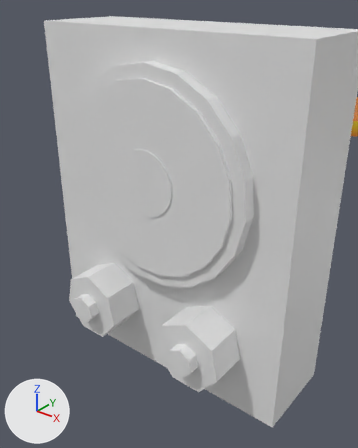
An edit to the Blender file My project/Assets/_SummerSoundXR/Models/Summersound.blend, drawn before and after from the same camera.
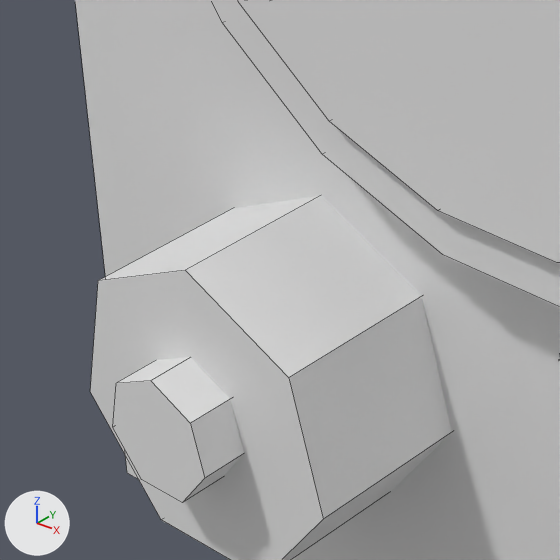
There are two pictures of each version: one from a 50 mm camera at (-2.223, -0.821, 0.845) aimed at (-2.917, 0.045, 0.308), one close up on the part from 14% to 45% of the width and 50% to 74% of the height. The lights are fixed; the arrows at lower left show +X, +Y and +Z. The last two pictures show the newer version. The close-ups show mesh edges as thin lines.

The first close-up shows 'Speaker_Outline', 'Speaker_middle', 'Twist_board', 'Twist_knob_1'.
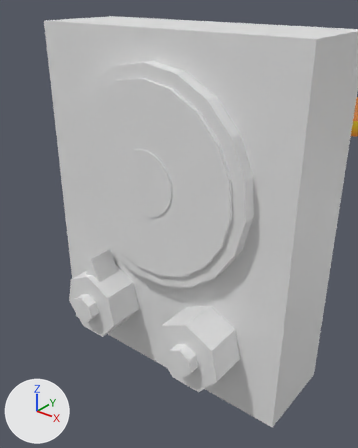
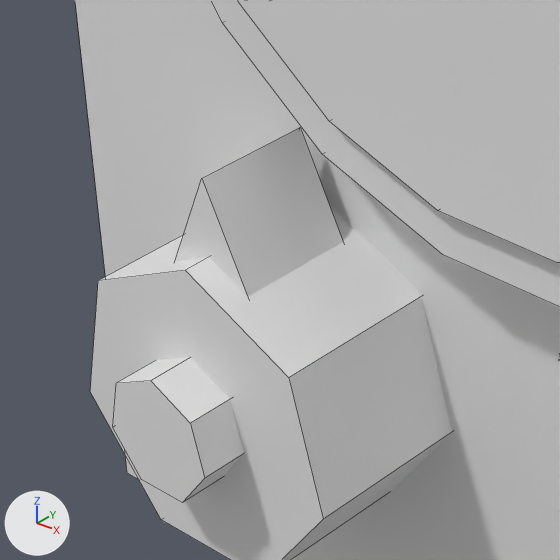
Boxes (x1, y1, x2, y2) around the edits, measured in the close-ups (560 x 560 px):
'Twist_knob_1', reshaped
    before: (90, 196, 452, 560)
    after: (90, 128, 452, 560)
part 1 of me_cylinder_006, added
    after: (175, 128, 343, 297)

What the commit changed:
me_cylinder_006 is used by ob_twist_knob_1; location (-3.0074, -0.1, 0.1462); rotation (1.571, 0.0, 0.0), in degrees (90, 0, 0); scale (0.0822, 0.0822, 0.0822).
Verts and faces of me_cylinder_006; kept vertices keep their numbers, new ones are numbered from 28.
me_cylinder_006 had 28 vertices, 18 faces and spanned x -0.97..0.97, y -0.9..1.0, z -1.0..1.29.
me_cylinder_006 now has 34 vertices, 23 faces and spans x -0.97..0.97, y -0.9..1.5, z -1.0..1.29.
Part 1, on me_cylinder_006:
New vertex 28 is at (-0.36, 0.73, 0.08).
New vertex 29 is at (0.0, 1.5, 0.08), pixel (300, 127).
New vertex 30 is at (0.36, 0.73, 0.08).
New vertices 31, 32, 33 stand at vertices 28, 29, 30, in that order, plus (0.0, 0.0, 0.74).
New faces: (28, 31, 32, 29), (31, 33, 32), (28, 29, 30), (28, 30, 33, 31), (29, 32, 33, 30).
